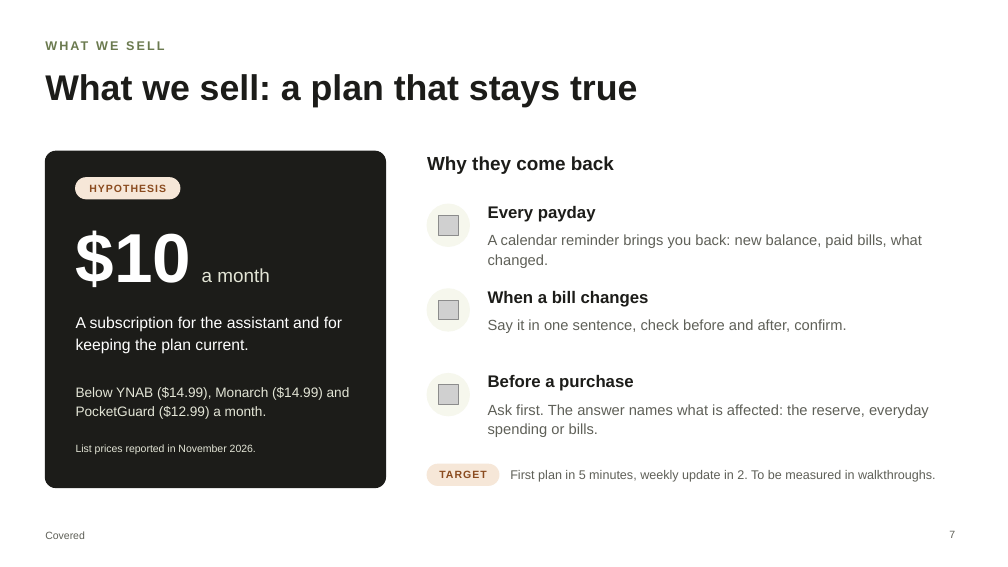
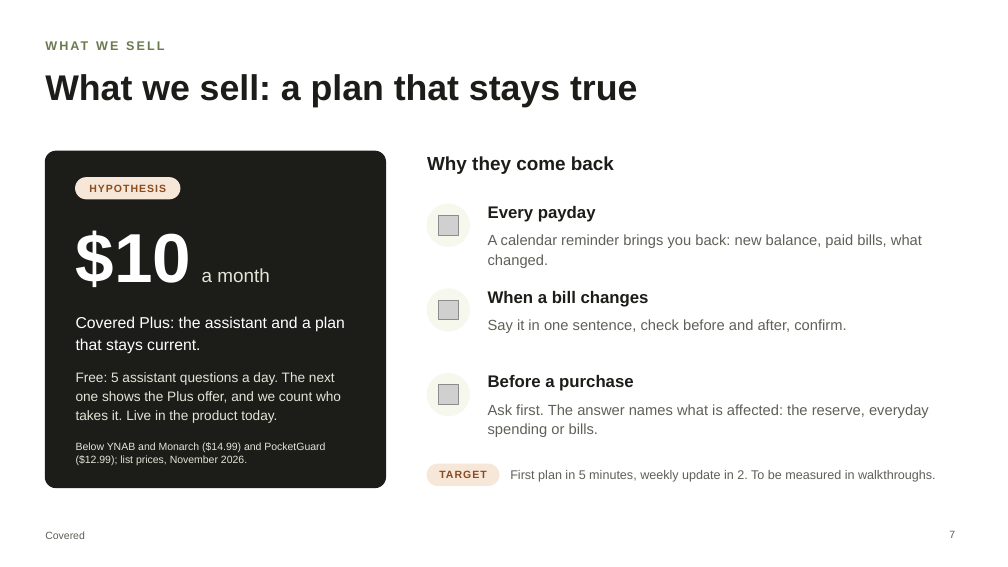
Before and after one commit to chinusoid/FractureTeam, a slide deck: slide 7 of pitch/covered-pitch.pptx. Drawn at 1008x567 pixels with LibreOffice and Linux fonts; fonts in the diff are those of the drawing; grey boxes stand for pictures. Boxes give left, top, right and bottom in pixels: in the first picture for what was removed or moved away, otherwise in the second. Text is boxed around its words. In the diff, an @@ line names an element or a change of style, - is before the commit and + after.

```diff
--- a/pitch/covered-pitch.pptx
+++ b/pitch/covered-pitch.pptx
@@ text at box(76, 316, 345, 354): text changed @@
-A subscription for the assistant and for keeping the plan current.
+Covered Plus: the assistant and a plan that stays current.
@@ text at box(76, 372, 341, 423): text changed @@
-Below YNAB ($14.99), Monarch ($14.99) and PocketGuard ($12.99) a month.
+Free: 5 assistant questions a day. The next one shows the Plus offer, and we count who takes it. Live in the product today.
@@ text at box(76, 442, 325, 465): text changed @@
-List prices reported in November 2026.
+Below YNAB and Monarch ($14.99) and PocketGuard ($12.99); list prices, November 2026.
```
Also in this commit, not shown: 3 other slides changed, 2 other files.
